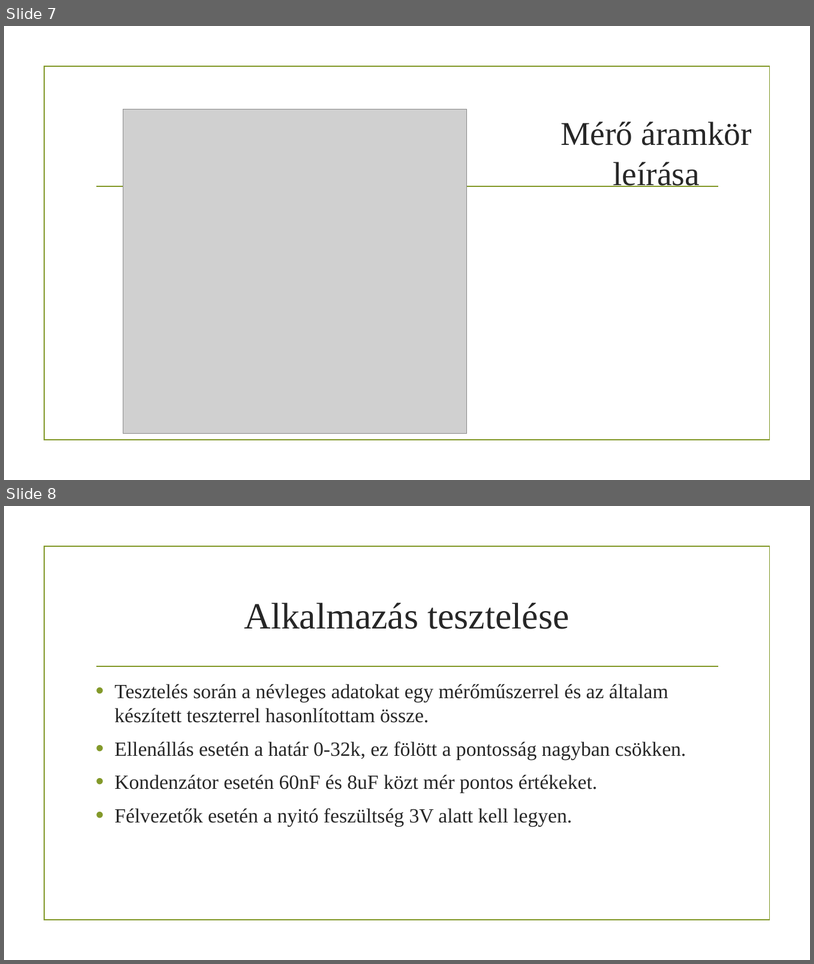
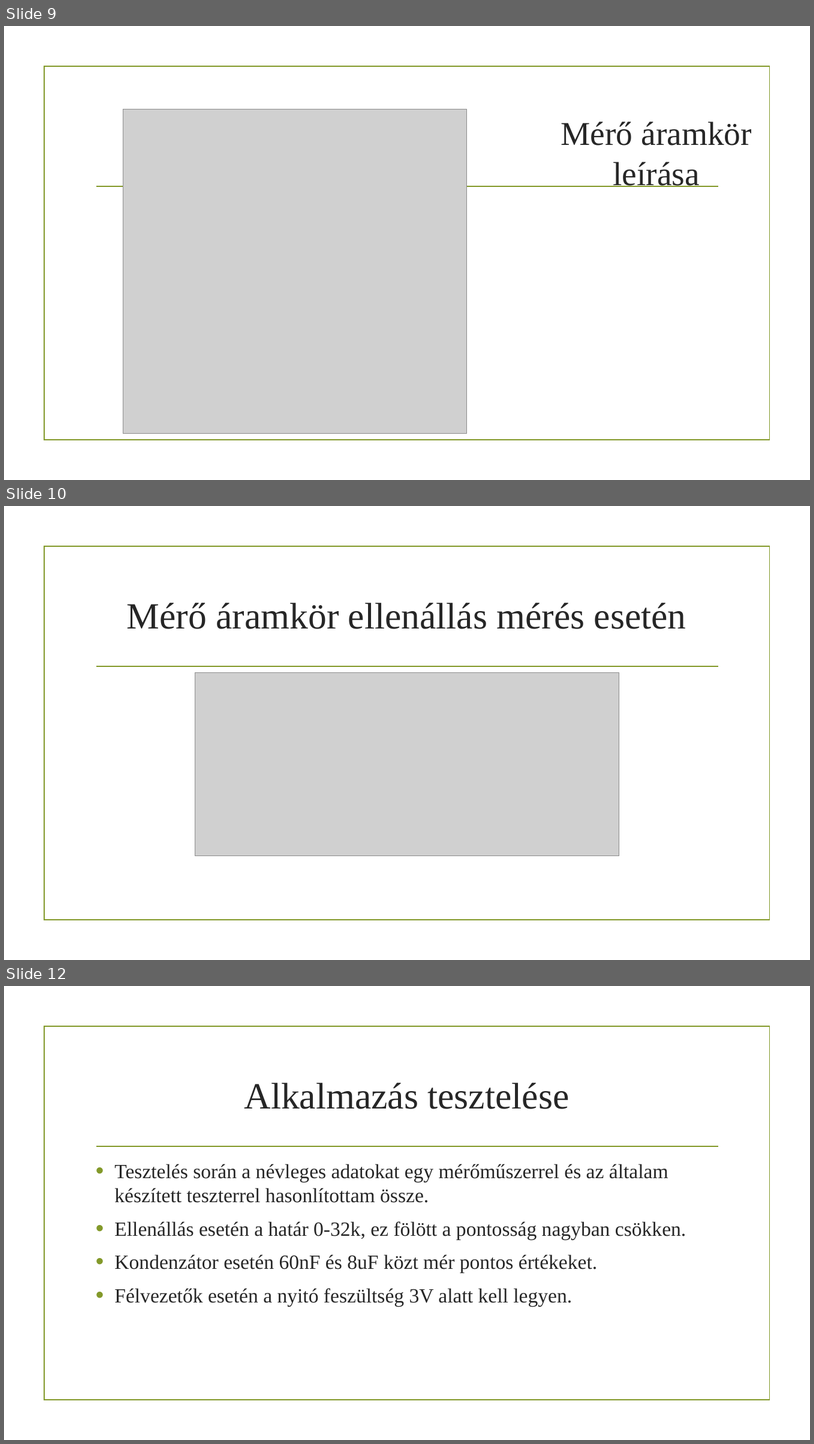
Before and after one commit to LukacsBotond/Allamvizsga, a slide deck: Doc/Lukacs_Botond_prezentacio.pptx. Shown one above the other, each under a label of ours: slides 7 and 8 before the commit, slides 9, 10 and 12 after it; the slides between them are not shown. The pictures are 814x964 and 814x1444 pixels, drawn with LibreOffice and Linux fonts; fonts in the diff are those of the drawing; grey boxes stand for pictures; background and template pictures are left out. Boxes give left, top, right and bottom in pixels: in the first picture for what was removed or moved away, otherwise in the second. Text is boxed around its words. In the diff, an @@ line names an element or a change of style, - is before the commit and + after.

```diff
--- a/Doc/Lukacs_Botond_prezentacio.pptx
+++ b/Doc/Lukacs_Botond_prezentacio.pptx
@@ slide 10 added at box(4, 506, 810, 960), background picture (left out); not listed: 2 template elements that a slide beside it also shows @@
@@ title added at box(127, 603, 687, 629), 44 pt, text #262626 @@
+Mérő áramkör ellenállás mérés esetén
@@ picture added at box(195, 672, 620, 856) @@
@@ what was slide 7 is now slide 9 @@
@@ what was slide 8 is now slide 12 @@
```
Also in this commit, not shown: 5 slides changed, 4 other slides added, 4 other files.
